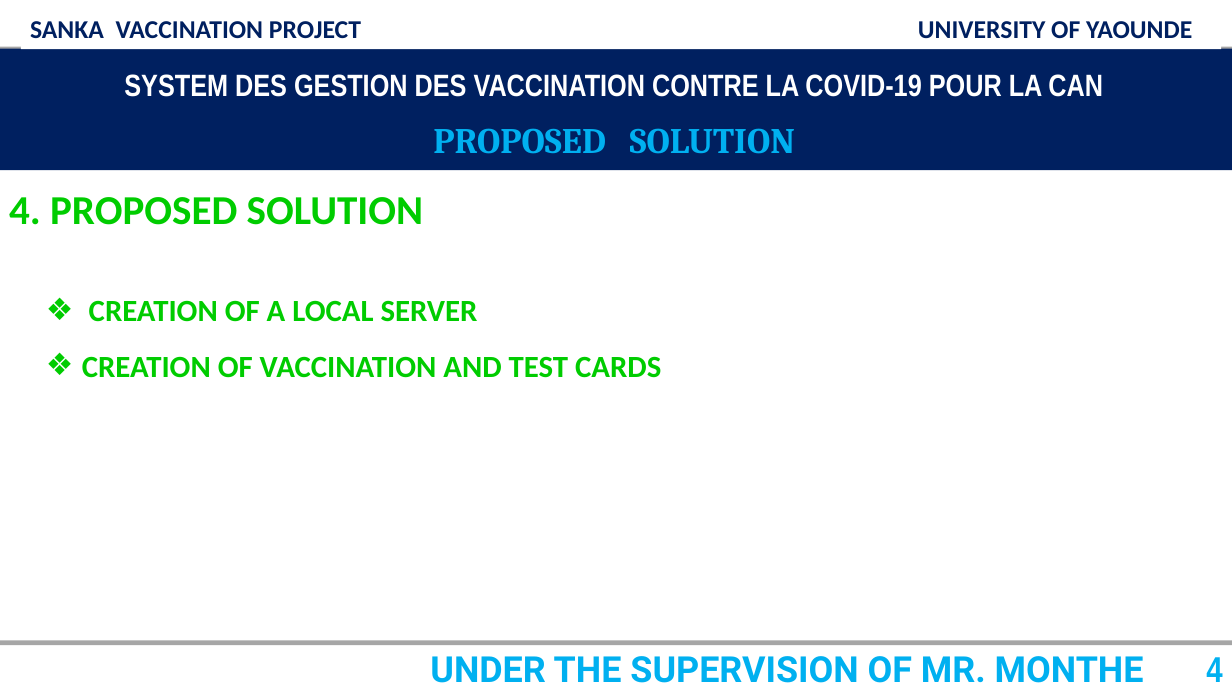
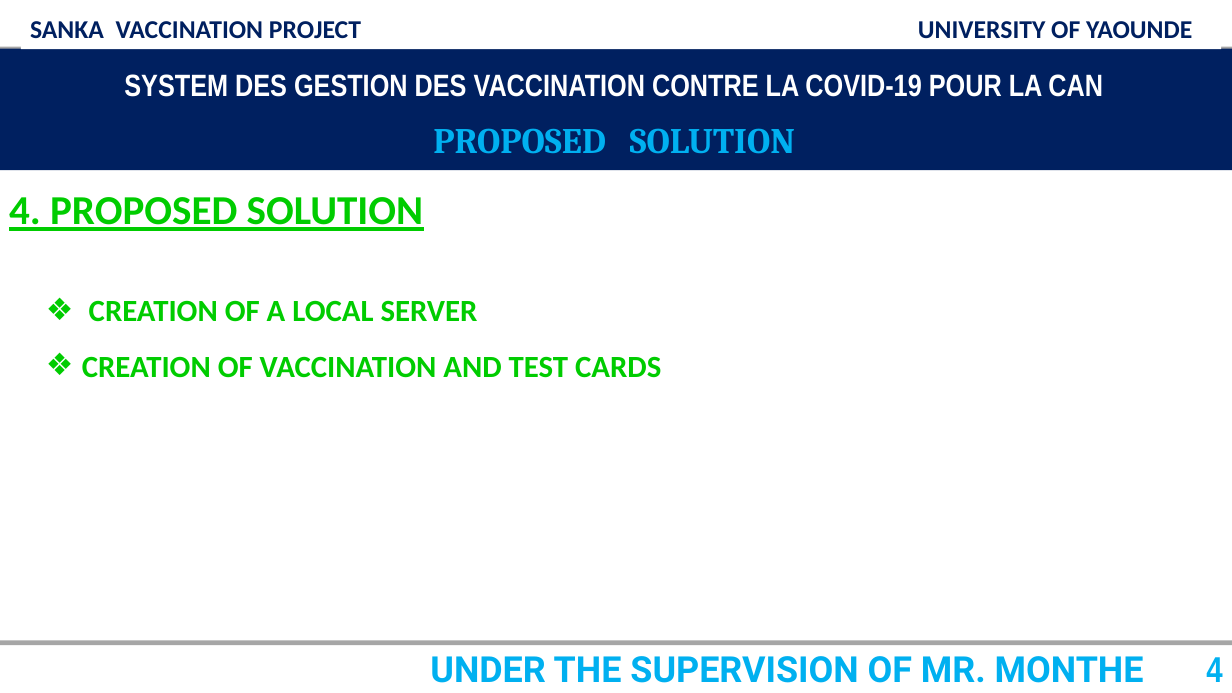
Before and after one commit to Abikum/Projet-Sanka--Java, a slide deck: slide 4 of snaka.pptx. Drawn at 1232x693 pixels with LibreOffice and Linux fonts; fonts in the diff are those of the drawing; background and template pictures are left out. Boxes give left, top, right and bottom in pixels: in the first picture for what was removed or moved away, otherwise in the second. Text is boxed around its words. In the diff, an @@ line names an element or a change of style, - is before the commit and + after.

```diff
--- a/snaka.pptx
+++ b/snaka.pptx
@@ text "4. PROPOSED SOLUTION" at [9,197,423,231]: underline on @@
```
Also in this commit, not shown: 4 other slides changed.
